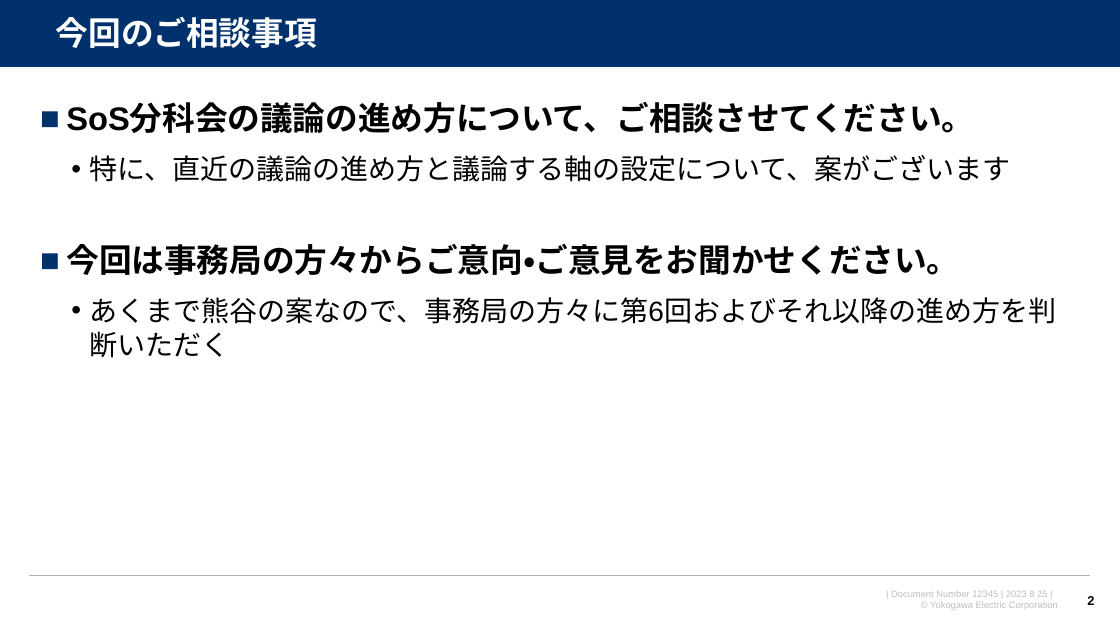
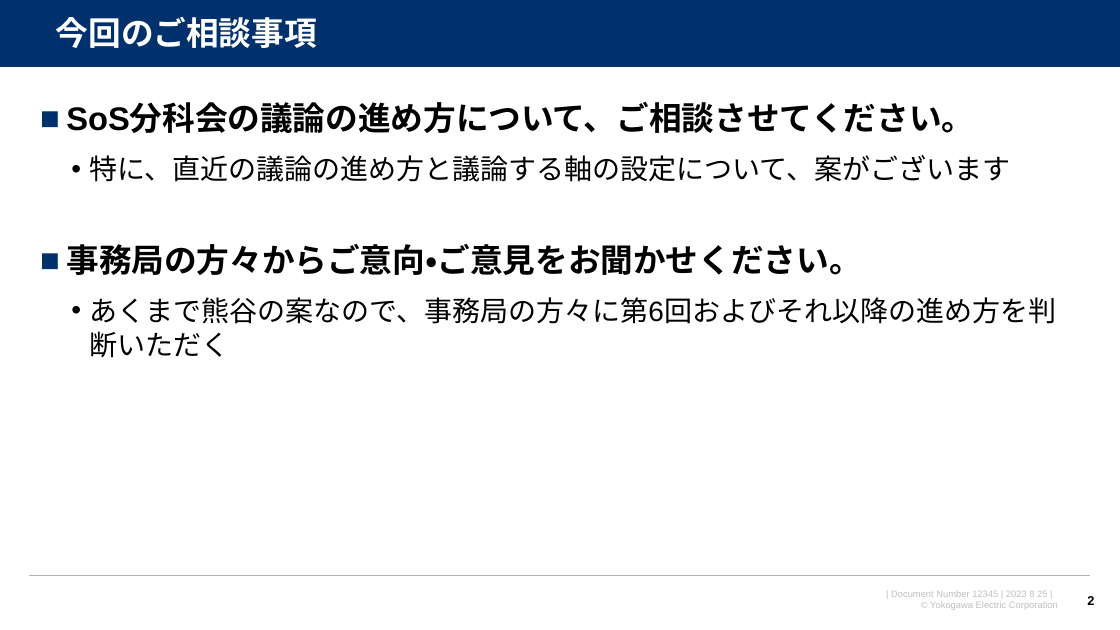
Before and after one commit to watarukumagai-git/opt, a slide deck: slide 2 of SoS/230825_SoS分科会第6回進め方のご相談_rev.0.pptx. Drawn at 1120x630 pixels with LibreOffice and Linux fonts; fonts in the diff are those of the drawing; background and template pictures are left out. Boxes give left, top, right and bottom in pixels: in the first picture for what was removed or moved away, otherwise in the second. Text is boxed around its words. In the diff, an @@ line names an element or a change of style, - is before the commit and + after.

```diff
--- a/SoS/230825_SoS分科会第6回進め方のご相談_rev.0.pptx
+++ b/SoS/230825_SoS分科会第6回進め方のご相談_rev.0.pptx
@@ text at bbox=[66, 244, 861, 275]: text changed @@
-■ 今回は事務局の方々からご意向・ご意見をお聞かせください。
+■ 事務局の方々からご意向・ご意見をお聞かせください。
```
Also in this commit, not shown: 2 other slides changed.
